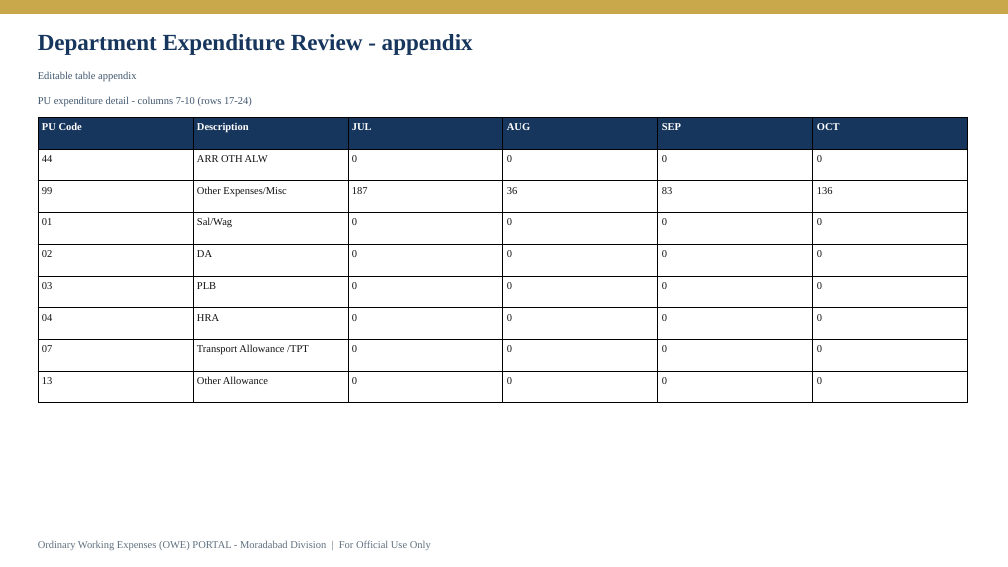
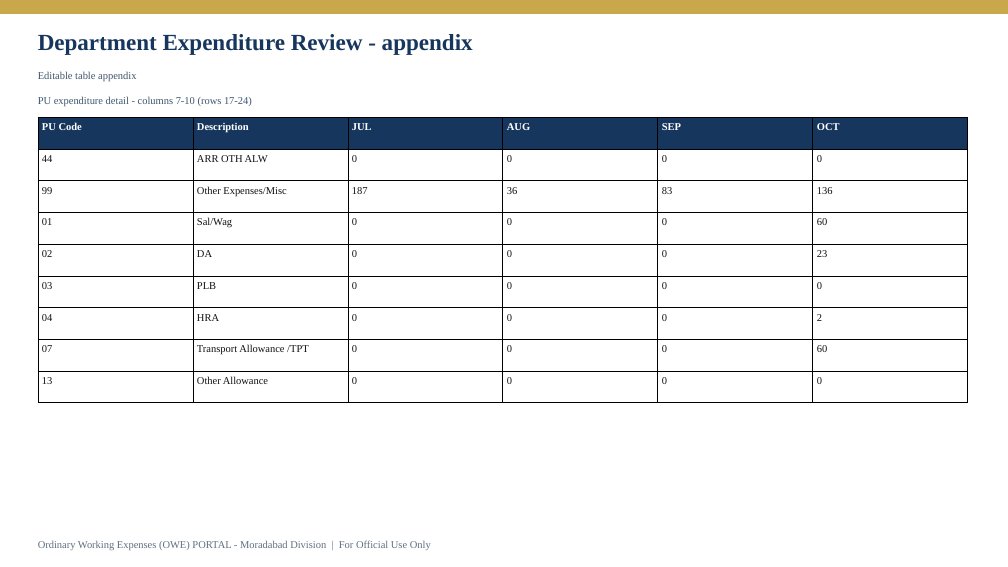
Before and after one commit to girishtiwari007/MBRLR, a slide deck: slide 10 of .export-validation/display/display.pptx. Drawn at 1008x567 pixels with LibreOffice and Linux fonts; fonts in the diff are those of the drawing. Boxes give left, top, right and bottom in pixels: in the first picture for what was removed or moved away, otherwise in the second. Text is boxed around its words. In the diff, an @@ line names an element or a change of style, - is before the commit and + after.

```diff
--- a/.export-validation/display/display.pptx
+++ b/.export-validation/display/display.pptx
@@ table at [38, 117, 968, 388] @@
-row 4, column 6: 0
+row 4, column 6: 60
-row 5, column 6: 0
+row 5, column 6: 23
-row 7, column 6: 0
+row 7, column 6: 2
-row 8, column 6: 0
+row 8, column 6: 60
```
Also in this commit, not shown: 3 other slides changed, 25 other files.
